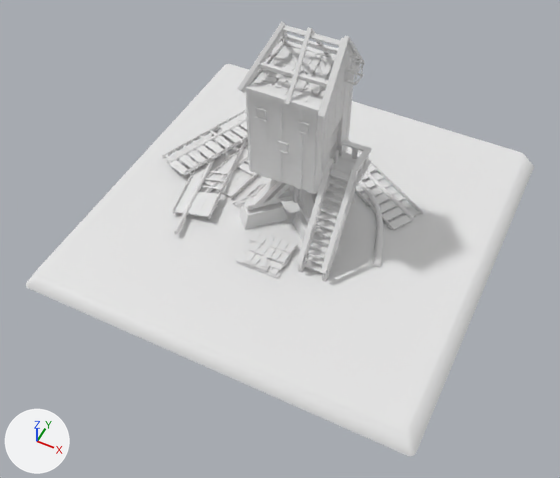
Before and after pictures for a commit that changed the FBX model Content/Buildings/Meshes/CA_Windmill_Stage3.fbx.
Both versions are drawn from a 50 mm camera at (12.7, -27.7, 31.5) aimed at (0.9, -4.0, 1.9). The axes (+X, +Y, +Z) are drawn at lower left. The lights are the same throughout.

In view in the first picture: 'Ca_Windmill_Base', 'Ca_Windmill_Stage3'.
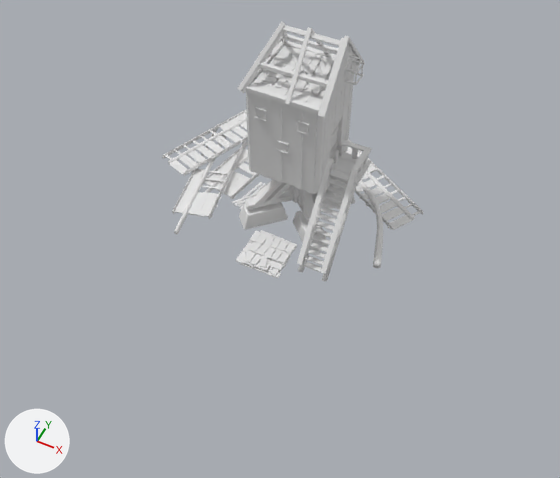
Pixel boxes (x1, y1, x2, y2) of what changed, in the pictures (560 x 478 px):
'Ca_Windmill_Base', deleted
    before: (26, 64, 534, 456)

Diff of the bpy script that builds the scene:
```diff
--- a/Content/Buildings/Meshes/CA_Windmill_Stage3.fbx.py
+++ b/Content/Buildings/Meshes/CA_Windmill_Stage3.fbx.py
@@ ob_ca_windmill_base @@
-ob_ca_windmill_base = bpy.data.objects.new('Ca_Windmill_Base', me_plane_005)
-ob_ca_windmill_base.location = (0.0, 0.0, 0.0)
```
